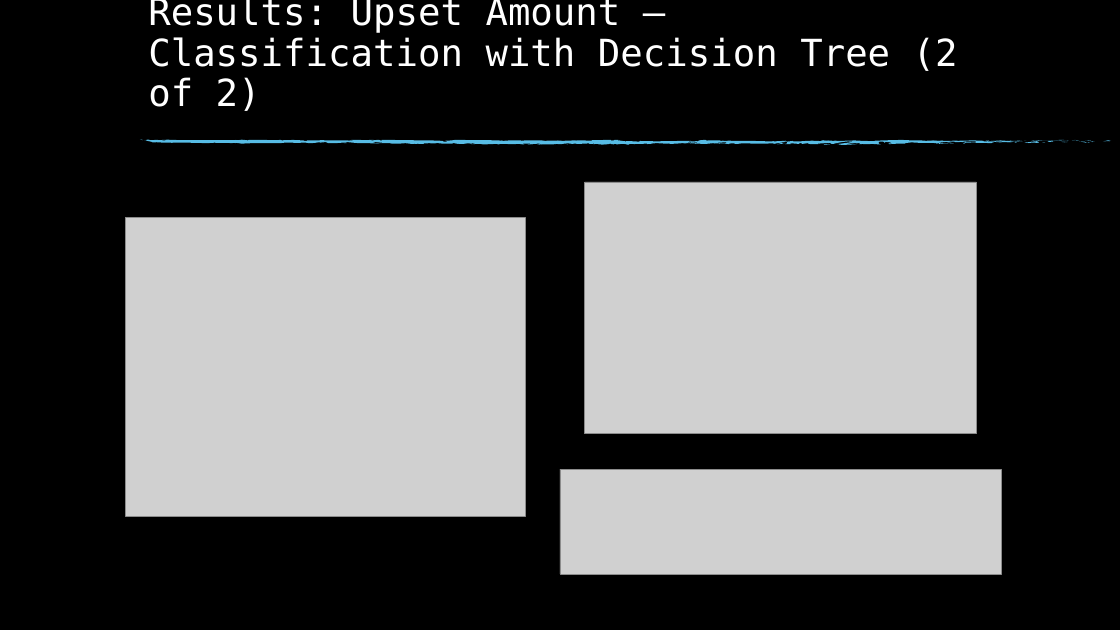
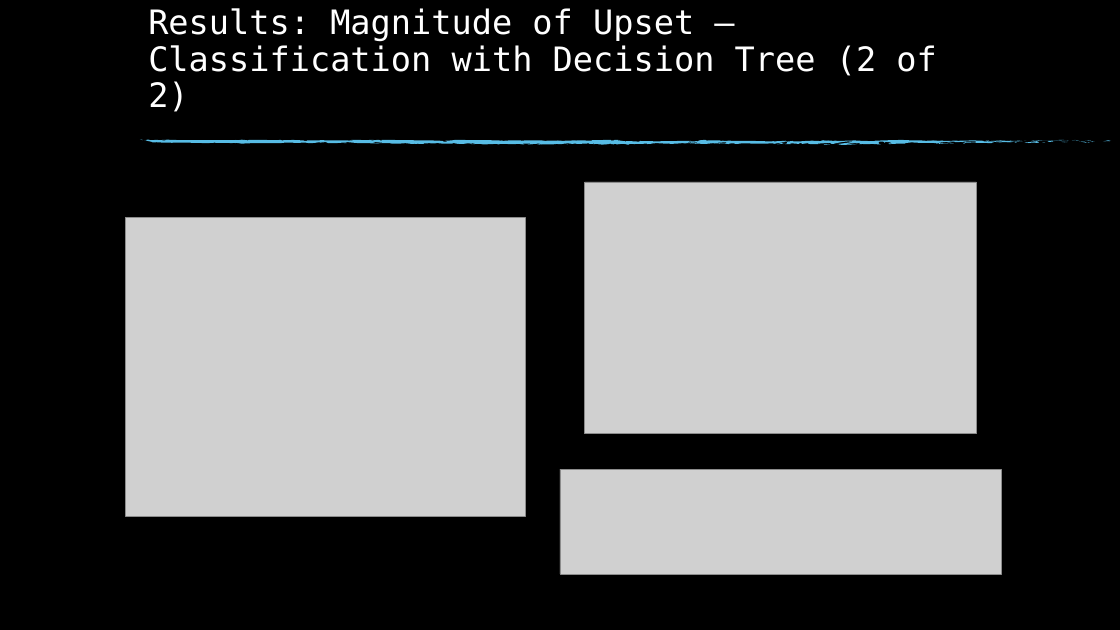
Before and after one commit to msnyde8/Graduate_Project-Upset_Potential, a slide deck: slide 19 of Upset Potential in the NFL.pptx (slide 18 before the commit). Drawn at 1120x630 pixels with LibreOffice and Linux fonts; fonts in the diff are those of the drawing; grey boxes stand for pictures; background and template pictures are left out. Boxes give left, top, right and bottom in pixels: in the first picture for what was removed or moved away, otherwise in the second. Text is boxed around its words. In the diff, an @@ line names an element or a change of style, - is before the commit and + after.

```diff
--- a/Upset Potential in the NFL.pptx
+++ b/Upset Potential in the NFL.pptx
@@ title at (x1=148, y1=8, x2=936, y2=112): text changed; size 32 to 28.8 pt @@
-Results: Upset Amount – Classification with Decision Tree (2 of 2)
+Results: Magnitude of Upset – Classification with Decision Tree (2 of 2)
```
Also in this commit, not shown: 9 other slides changed, 6 slides added, 1 slide removed, 3 other files.
